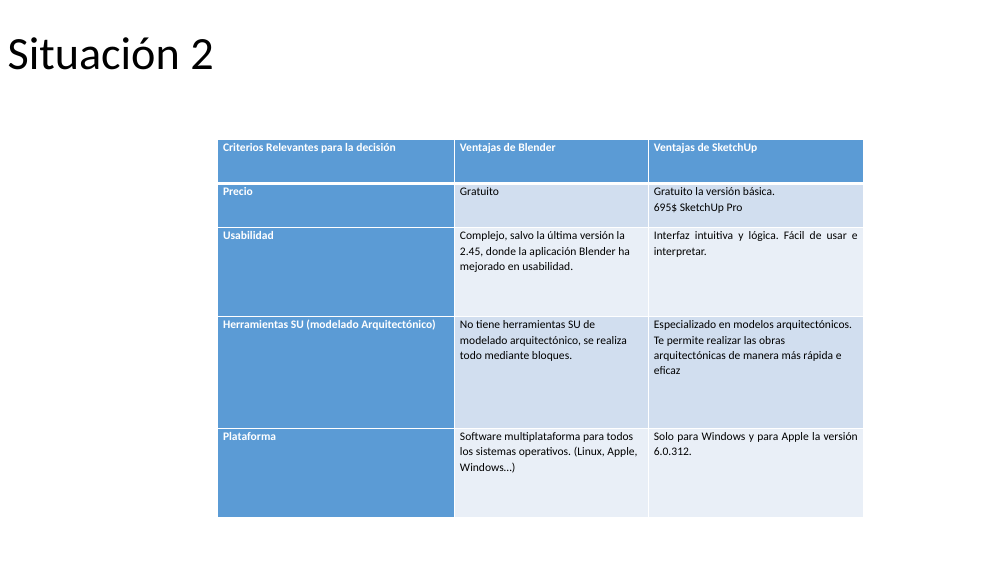
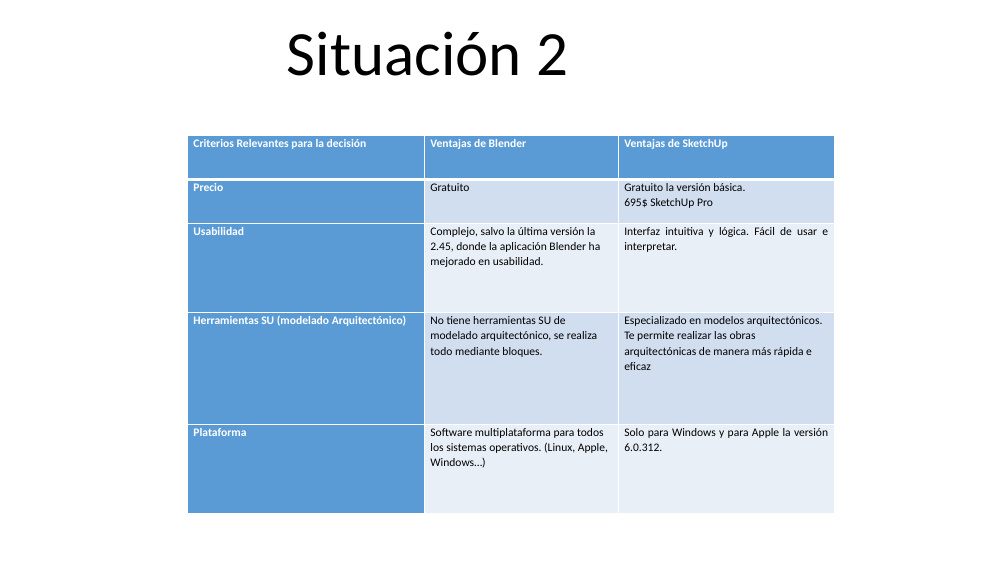
Before and after one commit to DarioCuevasLopez/TG2, a slide deck: slide 4 of TG2.Sergio Sanz.pptx (slide 3 before the commit). Drawn at 1008x567 pixels with LibreOffice and Linux fonts; fonts in the diff are those of the drawing. Boxes give left, top, right and bottom in pixels: in the first picture for what was removed or moved away, otherwise in the second. Text is boxed around its words. In the diff, an @@ line names an element or a change of style, - is before the commit and + after.

```diff
--- a/TG2.Sergio Sanz.pptx
+++ b/TG2.Sergio Sanz.pptx
@@ title "Situación 2" at bbox=[287, 31, 568, 76]: size 44 to 60 pt; alignment left to centre @@
@@ table: place and size @@
-table at bbox=[218, 140, 864, 518]
+table at bbox=[188, 135, 833, 513]
```
Also in this commit, not shown: 2 other slides changed, 1 slide added.
